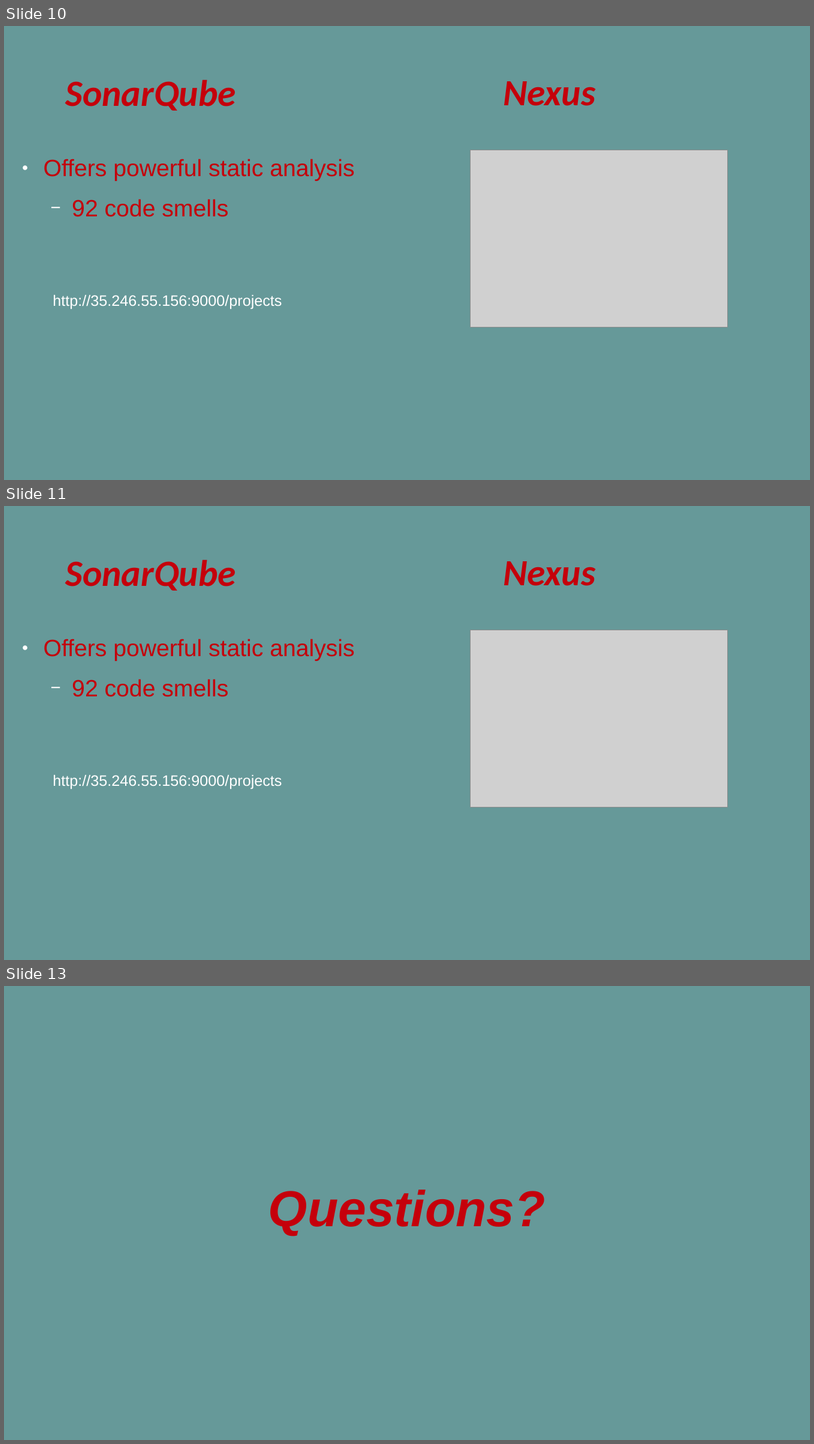
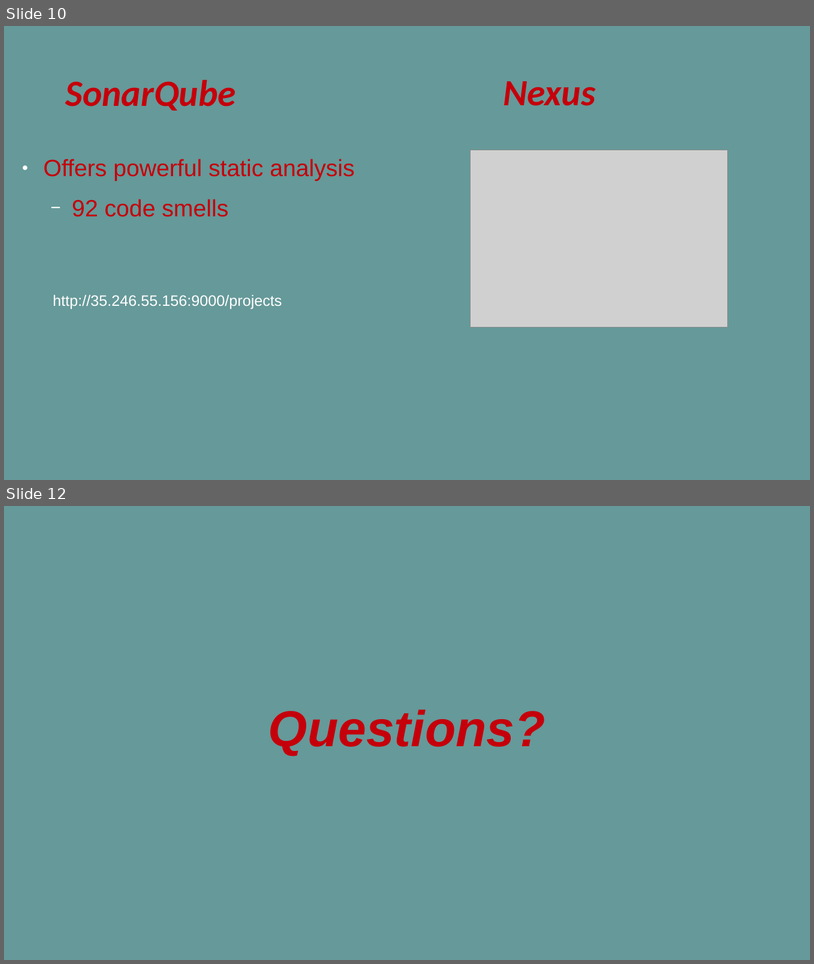
Before and after one commit to sosbourneQA/ims, a slide deck: Project Documents/QA Individual Project.odp. Shown one above the other, each under a label of ours: slides 10, 11 and 13 before the commit, slides 10 and 12 after it; the slides between them are not shown. The pictures are 814x1444 and 814x964 pixels, drawn with LibreOffice and Linux fonts; fonts in the diff are those of the drawing; grey boxes stand for pictures. Boxes give left, top, right and bottom in pixels: in the first picture for what was removed or moved away, otherwise in the second. Text is boxed around its words. In the diff, an @@ line names an element or a change of style, - is before the commit and + after.

```diff
--- a/Project Documents/QA Individual Project.odp
+++ b/Project Documents/QA Individual Project.odp
@@ slide 11 removed at (4, 506, 810, 960), background #669999 @@
@@ title removed at (65, 560, 236, 591) @@
-SonarQube
@@ title removed at (504, 561, 596, 586) @@
-Nexus
@@ picture removed at (471, 630, 728, 807) @@
@@ text removed at (44, 639, 354, 697) @@
-● Offers powerful static analysis
-  − 92 code smells
@@ text removed at (53, 775, 282, 789) @@
-http://35.246.55.156:9000/projects
@@ what was slide 13 is now slide 12 @@
```
Also in this commit, not shown: 6 slides changed.
